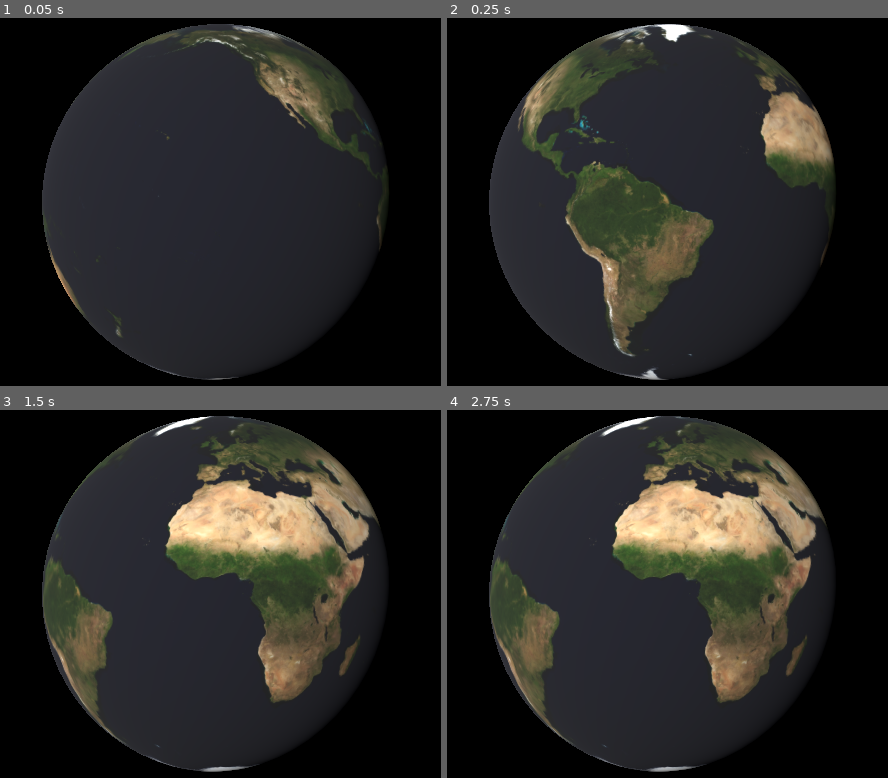
Above: before the commit, frames 1-4 (two rows, left to right).
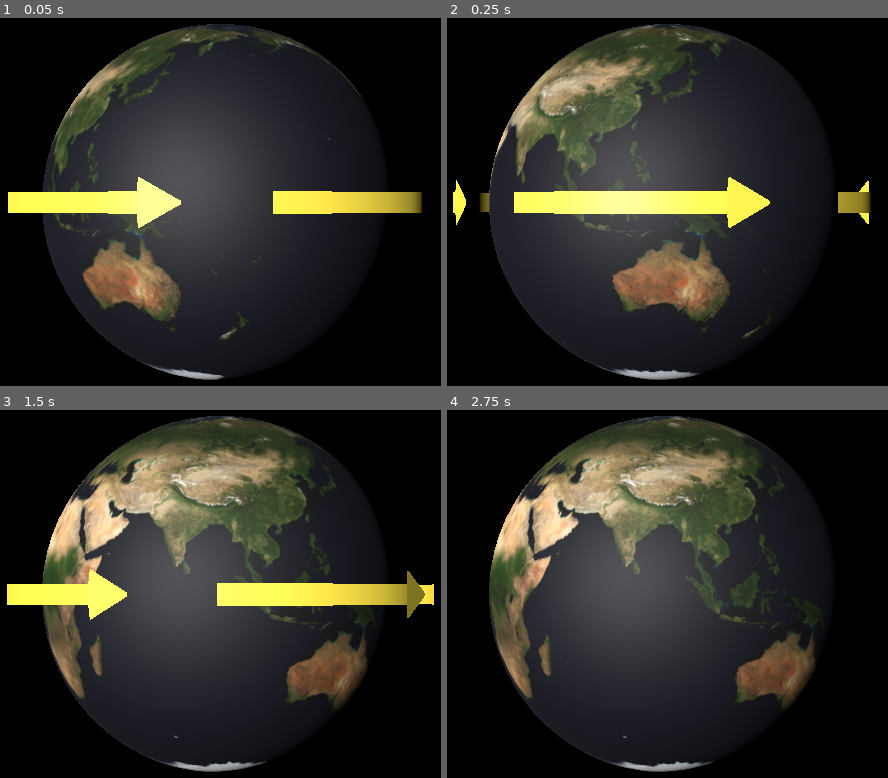
Above: after the commit, the same moments.

Repository: araobp/arduino-infrared-array-sensor
Game: Godot game, scene res://earth.tscn
Two runs of this game, one before a commit and one after it. Both use one fixed random seed, a clock stepped at 60 frames per second and the inputs below.
Inputs:
- Up to frame 1 (0.05 s): no input
- Up to frame 2 (0.25 s): no input
- Up to frame 3 (1.5 s): no input
- Up to frame 4 (2.75 s): no input

The runs differ from the first frame. In frame 1, 21% of the frame differs, in the area x 1-96%, y 1-99%; in frame 2, 26%; in frame 3, 36%, in the area x 1-99%, y 1-99%; in frame 4, 32%.

Commit message:
Add arrows to show rotation

Diff:
--- a/godot/earth.tscn
+++ b/godot/earth.tscn
@@ -3,11 +3,13 @@
 [ext_resource type="Script" uid="uid://c3xvh5schfwpy" path="res://scripts/udp_server.gd" id="1_2bhor"]
 [ext_resource type="Texture2D" uid="uid://clx1xtvfw54gs" path="res://textures/world.200408.3x5400x2700.jpg" id="2_5i67w"]
 [ext_resource type="Script" uid="uid://rrryv0dvwo1w" path="res://scripts/earth.gd" id="3_trc54"]
+[ext_resource type="PackedScene" uid="uid://cjb3akblaxrkh" path="res://arrows.glb" id="4_5i67w"]
 
 [sub_resource type="SphereMesh" id="SphereMesh_4xowi"]
 
 [sub_resource type="StandardMaterial3D" id="StandardMaterial3D_noarx"]
 albedo_texture = ExtResource("2_5i67w")
+roughness = 0.7
 
 [node name="Node3D" type="Node3D" unique_id=827434178]
 script = ExtResource("1_2bhor")
@@ -21,6 +23,14 @@
 surface_material_override/0 = SubResource("StandardMaterial3D_noarx")
 script = ExtResource("3_trc54")
 
+[node name="ArrowsCounterClockwise" parent="Earth" unique_id=1668637096 instance=ExtResource("4_5i67w")]
+transform = Transform3D(0.6, 0, 0, 0, 0.4, 0, 0, 0, 0.6, 0, 0, 0)
+visible = false
+
+[node name="ArrowsClockwise" parent="Earth" unique_id=432475588 instance=ExtResource("4_5i67w")]
+transform = Transform3D(0.6, 0, 0, 0, -0.4, 5.2453668e-08, 0, -3.4969112e-08, -0.6, 0, 0, 0)
+visible = false
+
 [node name="DirectionalLight3D" type="DirectionalLight3D" parent="." unique_id=1059707807]
 transform = Transform3D(0.5674513, -0.72706085, -0.38649964, 0.82017875, 0.54061526, 0.18719642, 0.07284424, -0.42322344, 0.9030924, -4.698577, 2.7504926, 0)
 light_energy = 2.0
--- a/godot/scripts/earth.gd
+++ b/godot/scripts/earth.gd
@@ -1,11 +1,21 @@
 extends MeshInstance3D
 
-@export var target_angle: float = PI
-@export var turn_speed: float = 5.0
+@export var target_angle: float = PI/2.0
+@export var turn_speed: float = 3.0
 
 func _process(delta: float) -> void:
 	# Smoothly interpolates the current Y rotation to the target angle
 	rotation.y = lerp_angle(rotation.y, target_angle, turn_speed * delta)
+
+	# Calculate the angle difference to determine which way to rotate
+	var angle_diff: float = rotation.y - target_angle
+	if angle_diff > 0.01:
+		$ArrowsClockwise.visible = true
+	elif angle_diff < -0.01:
+		$ArrowsCounterClockwise.visible = true
+	else:
+		$ArrowsClockwise.visible = false
+		$ArrowsCounterClockwise.visible = false
 
 ## Increments or decrements the Earth's target Y-axis orientation by 60 degrees (PI/3 radians).
 func rotate_earth(rotation_direction):
Binary file added: godot/arrows.glb
Not shown, added: godot/arrows.glb.import
Not shown, added: blender/arrows.blend
Not shown, added: blender/arrows.blend1
Not shown, added: blender/arrows.glb
